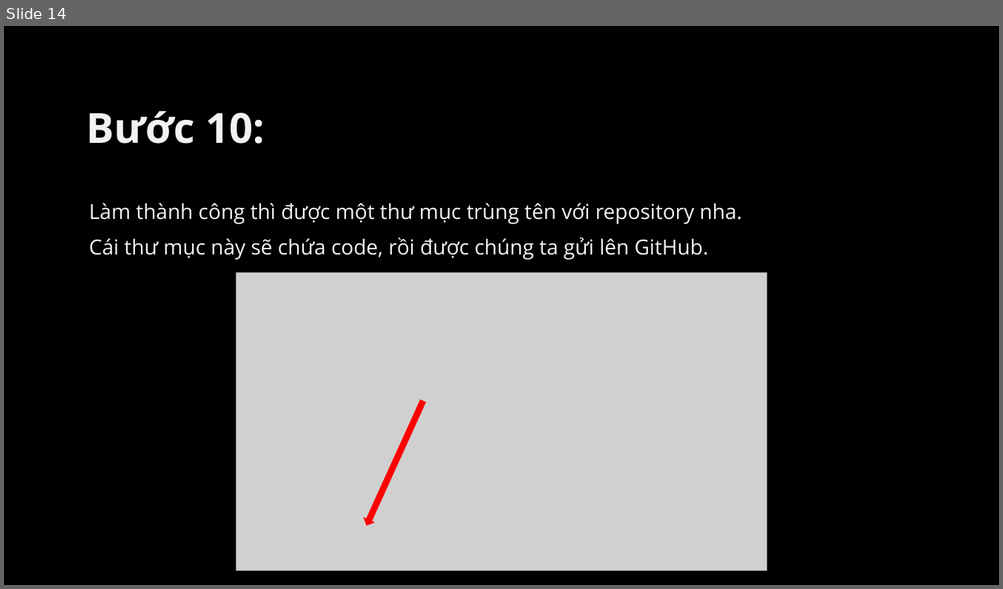
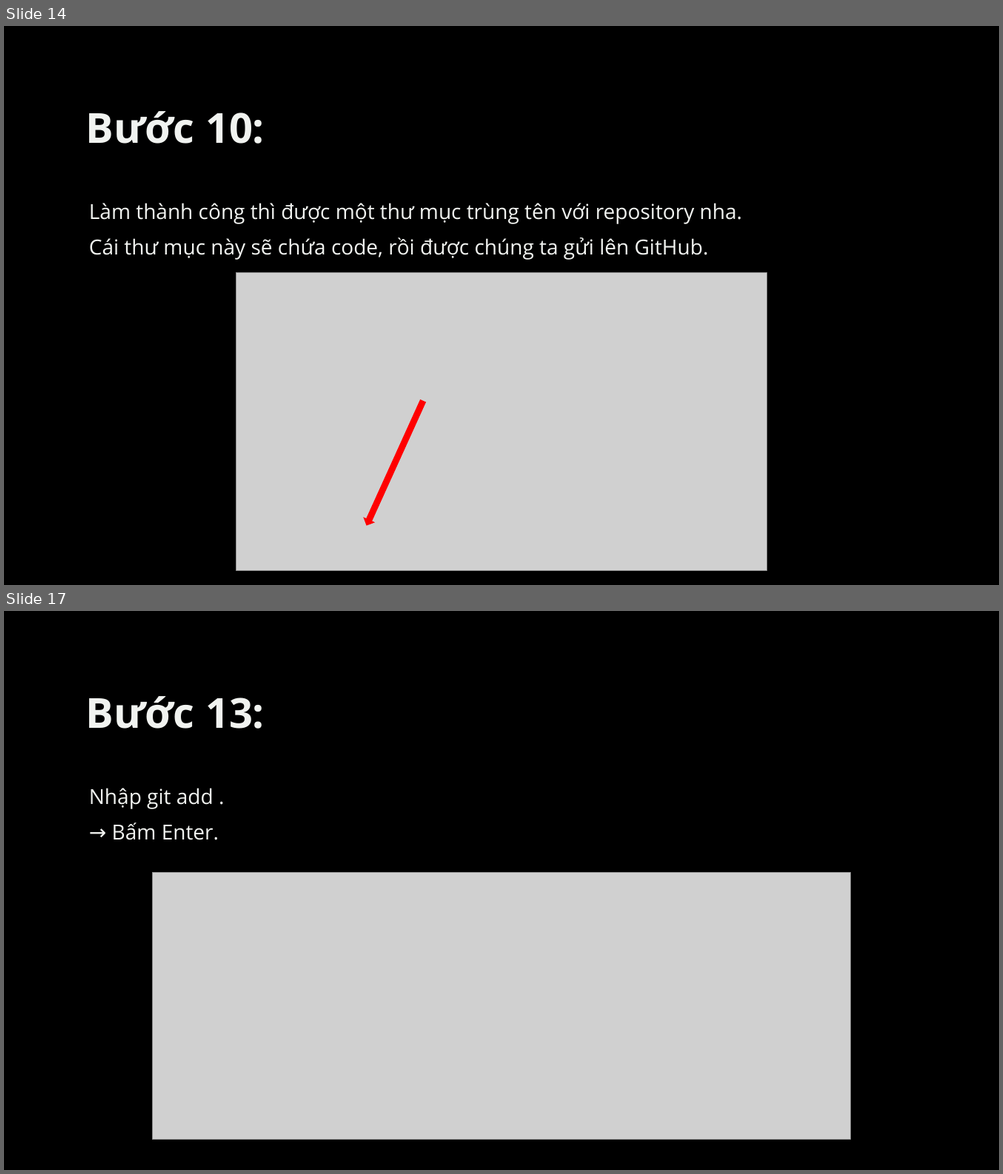
Before and after one commit to conggaro/Cach_up_source_code_len_GitHub, a slide deck: Cách upload source code lên GitHub.pptx. Shown one above the other, each under a label of ours: slide 14 before the commit, slides 14 and 17 after it; the slides between them are not shown. The pictures are 1003x589 and 1003x1174 pixels, drawn with LibreOffice and Linux fonts; fonts in the diff are those of the drawing; grey boxes stand for pictures; background and template pictures are left out. Boxes give left, top, right and bottom in pixels: in the first picture for what was removed or moved away, otherwise in the second. Text is boxed around its words. In the diff, an @@ line names an element or a change of style, - is before the commit and + after.

```diff
--- a/Cách upload source code lên GitHub.pptx
+++ b/Cách upload source code lên GitHub.pptx
@@ slide 17 added at (4, 611, 999, 1170), background picture (left out) @@
@@ title added at (86, 696, 264, 729), 40 pt, text #F1F3F0, bold @@
+Bước 13:
@@ text added at (89, 788, 219, 840), 20 pt, text #F1F3F0 @@
+Nhập git add .
+→ Bấm Enter.
@@ picture added at (153, 873, 850, 1140) @@
```
Also in this commit, not shown: 1 slide changed, 9 other slides added.
